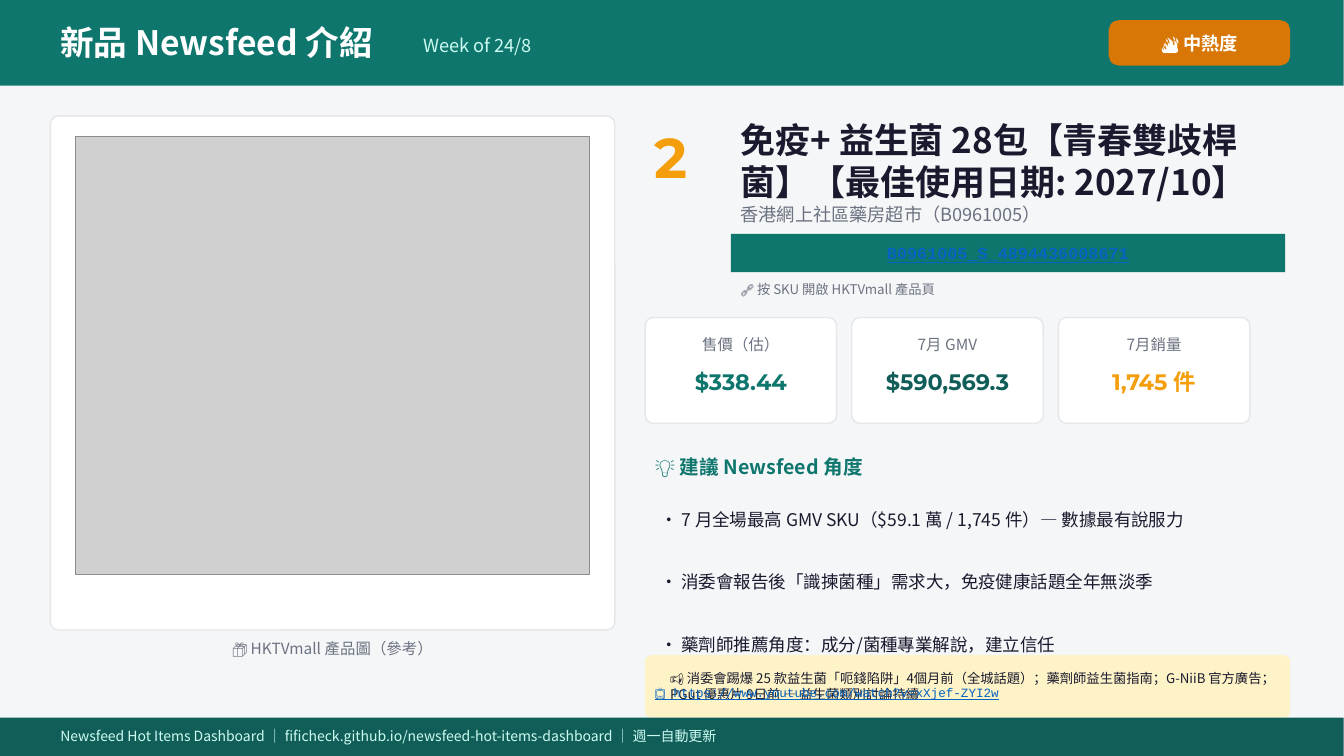
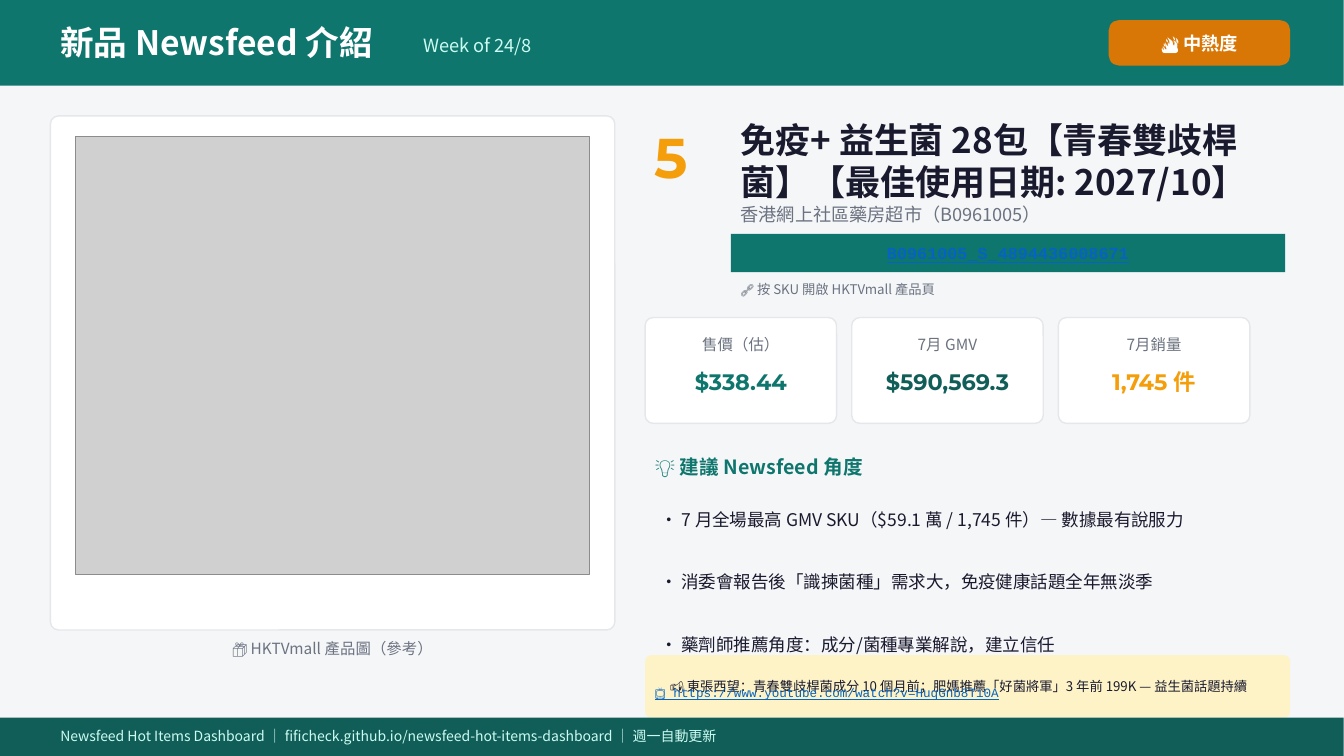
Before and after one commit to FIFICHECK/newsfeed-hot-items-dashboard, a slide deck: slide 1 of ppt/2026-08-24_B0961005_S_4894436008671.pptx. Drawn at 1344x756 pixels with LibreOffice and Linux fonts; fonts in the diff are those of the drawing; grey boxes stand for pictures. Boxes give left, top, right and bottom in pixels: in the first picture for what was removed or moved away, otherwise in the second. Text is boxed around its words. In the diff, an @@ line names an element or a change of style, - is before the commit and + after.

Commit message:
Add per-SKU PPT: 2026-08-24_B0961005_S_4894436008671.pptx

```diff
--- a/ppt/2026-08-24_B0961005_S_4894436008671.pptx
+++ b/ppt/2026-08-24_B0961005_S_4894436008671.pptx
@@ text at (655,138,688,179): text changed @@
-2
+5
@@ text at (673,688,998,700): text changed @@
-📺 https://www.youtube.com/watch?v=xXjef-ZYI2w
+📺 https://www.youtube.com/watch?v=HuqGnb8Ti0A
@@ text at (687,679,1247,695): text changed @@
-📢 消委會踢爆 25 款益生菌「呃錢陷阱」4個月前（全城話題）；藥劑師益生菌指南；G-NiiB 官方廣告；PGut 優惠片 9日前 — 益生菌類別討論持續
+📢 東張西望：青春雙歧桿菌成分 10 個月前；肥媽推薦「好菌將軍」3 年前 199K — 益生菌話題持續
```
